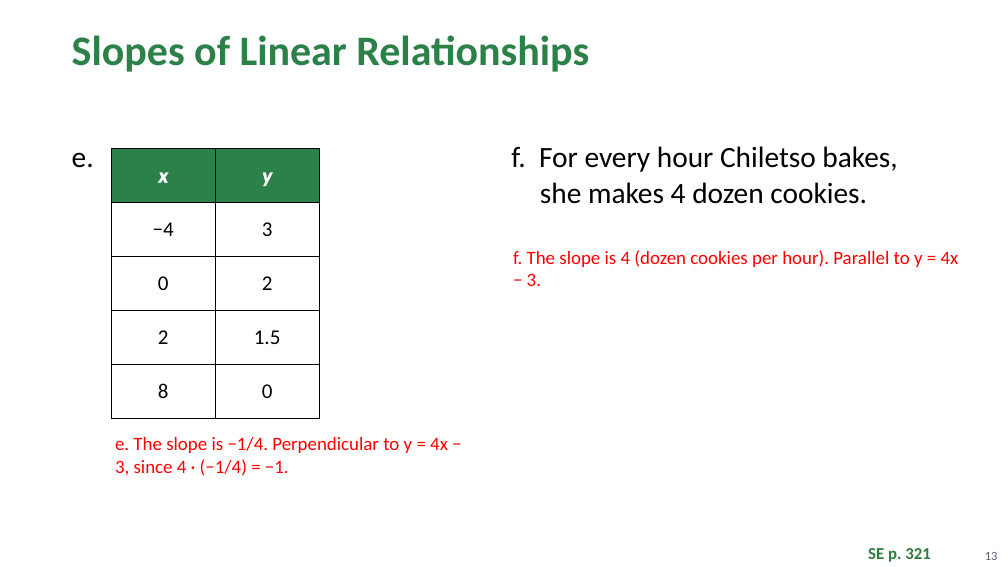
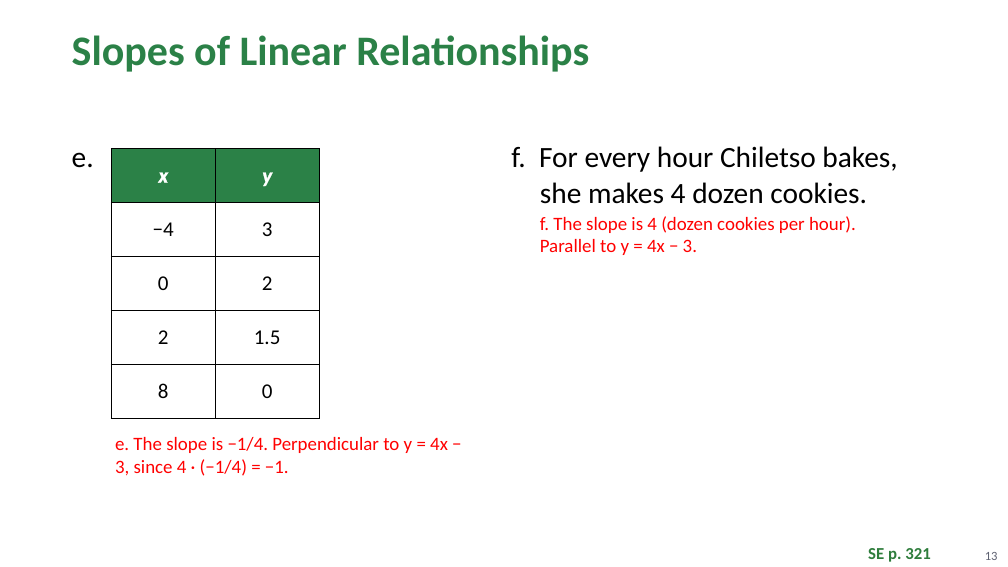
Before and after one commit to Apolloat2022/Algebra1M2U1L4, a slide deck: slide 13 of Module 2 topic 2/BLMathematics_AlgI_M2_T2_L4_LessonSlides_ENG_with_answers.pptx. Drawn at 1008x567 pixels with LibreOffice and Linux fonts; fonts in the diff are those of the drawing; background and template pictures are left out. Boxes give left, top, right and bottom in pixels: in the first picture for what was removed or moved away, otherwise in the second. Text is boxed around its words. In the diff, an @@ line names an element or a change of style, - is before the commit and + after.

```diff
--- a/Module 2 topic 2/BLMathematics_AlgI_M2_T2_L4_LessonSlides_ENG_with_answers.pptx
+++ b/Module 2 topic 2/BLMathematics_AlgI_M2_T2_L4_LessonSlides_ENG_with_answers.pptx
@@ text at [540, 216, 856, 255]: paragraph added @@
+  f. The slope is 4 (dozen cookies per hour). Parallel to y = 4x − 3.
@@ text removed at [513, 250, 959, 286] @@
-f. The slope is 4 (dozen cookies per hour). Parallel to y = 4x − 3.
```
Also in this commit, not shown: 3 other slides changed, 4 other files.
